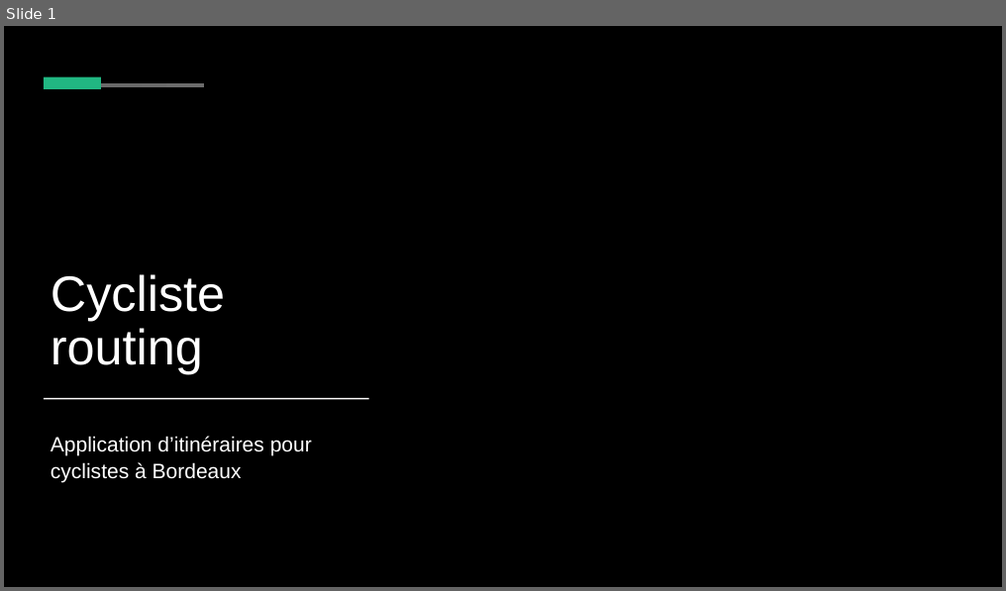
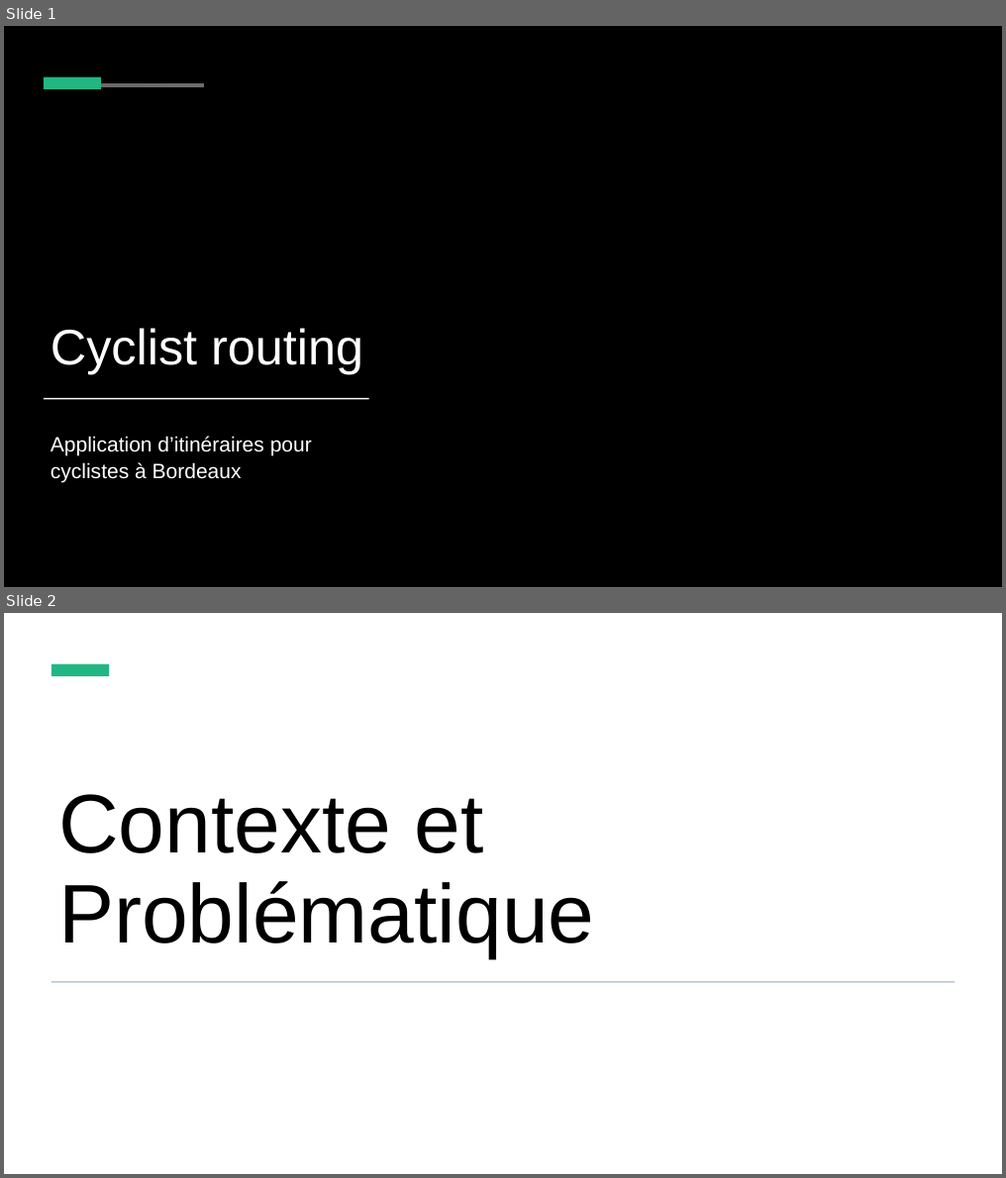
Before and after one commit to leo-grandmorcel/cyclist-bordeaux-routing, a slide deck: shortpres.pptx. Shown one above the other, each under a label of ours: slide 1 before the commit, slides 1 and 2 after it. The pictures are 1006x591 and 1006x1178 pixels, drawn with LibreOffice and Linux fonts; fonts in the diff are those of the drawing; background and template pictures are left out. Boxes give left, top, right and bottom in pixels: in the first picture for what was removed or moved away, otherwise in the second. Text is boxed around its words. In the diff, an @@ line names an element or a change of style, - is before the commit and + after.

```diff
--- a/shortpres.pptx
+++ b/shortpres.pptx
@@ slide 2 added at <box>4,613,1002,1174</box>, background #FFFFFF @@
@@ rectangle added at <box>52,664,109,676</box>, fill #21B782 @@
@@ title added at <box>58,794,594,958</box>, 80 pt, text #000000 @@
+Contexte et Problématique
@@ rectangle added at <box>52,981,954,983</box>, fill #BAC9D8 @@
@@ slide 1 changed as well @@
@@ title at <box>51,328,363,374</box>: text changed @@
-Cycliste routing
+Cyclist routing
```
Also in this commit, not shown: 2 other slides changed, 5 other slides added, 2 slides removed, 1 other file.
